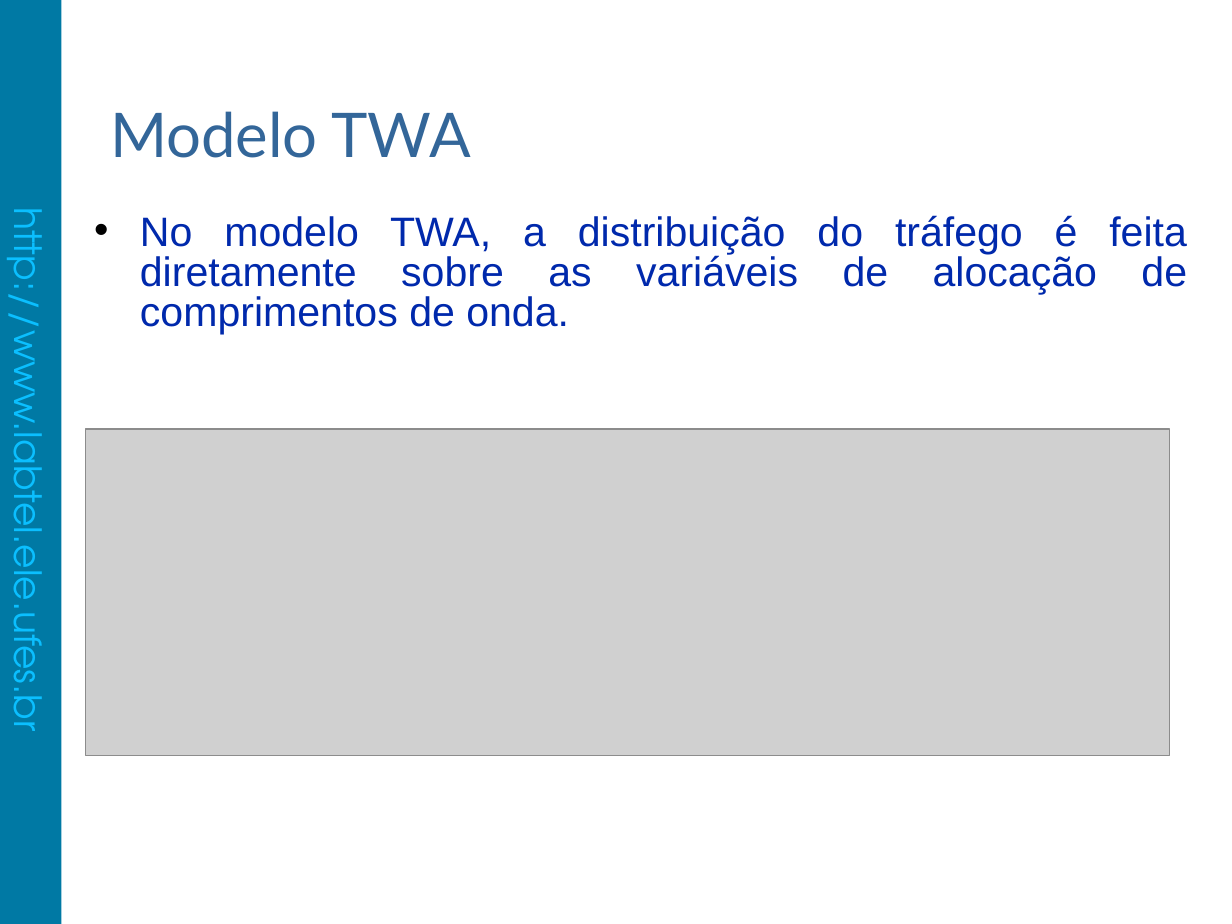
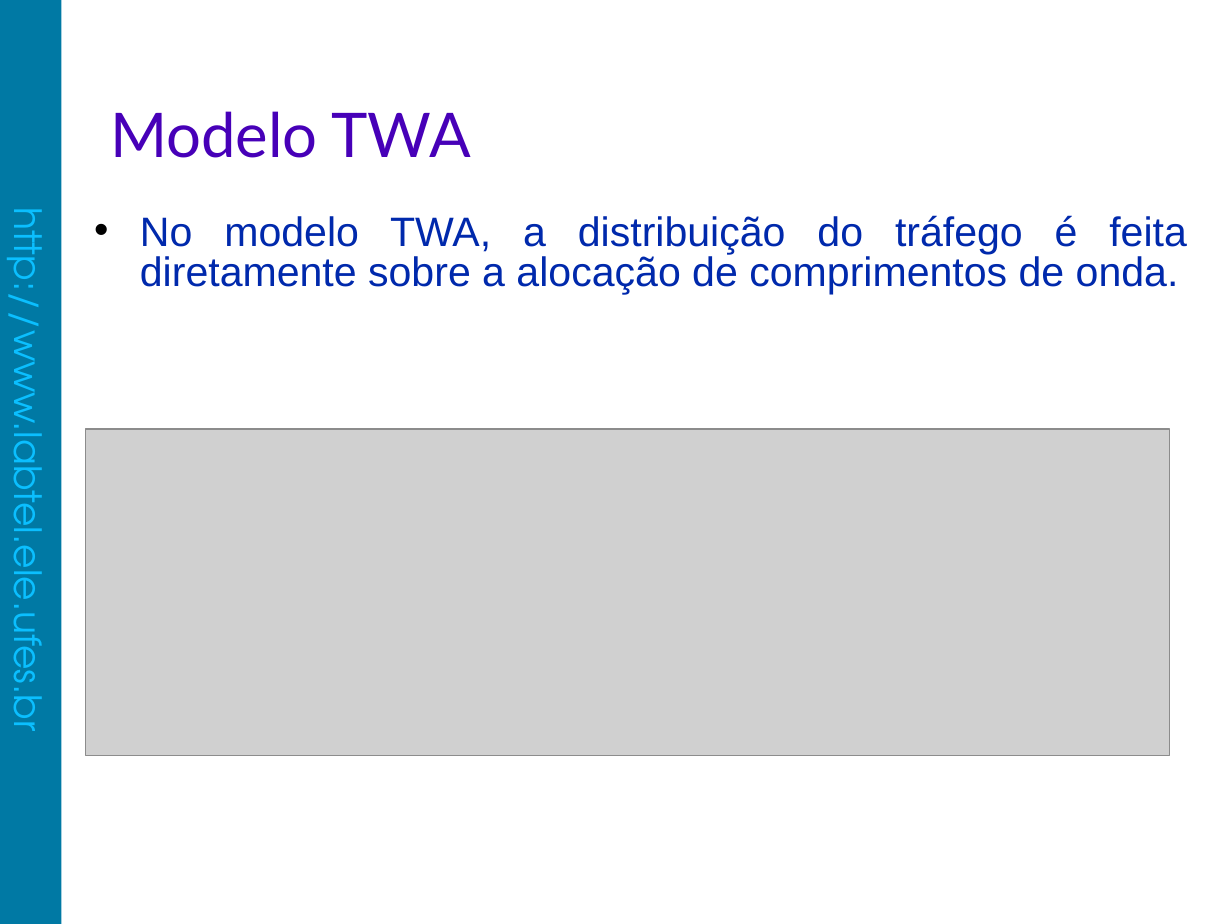
Before and after one commit to fabiolimath/twa, a slide deck: slide 16 of dissertacao/apresentacao/FabioLima-Apresentacao.odp (slide 7 before the commit). Drawn at 1232x924 pixels with LibreOffice and Linux fonts; fonts in the diff are those of the drawing; grey boxes stand for pictures; background and template pictures are left out. Boxes give left, top, right and bottom in pixels: in the first picture for what was removed or moved away, otherwise in the second. Text is boxed around its words. In the diff, an @@ line names an element or a change of style, - is before the commit and + after.

Commit message:
Dissert. Fabio - Primeira versão da apresentação concluida. Várias pequenas correções no texto foram feitas nesse peocesso.

```diff
--- a/dissertacao/apresentacao/FabioLima-Apresentacao.odp
+++ b/dissertacao/apresentacao/FabioLima-Apresentacao.odp
@@ title "Modelo TWA" at box(110, 111, 471, 158): text colour #336699 to #4700B8 @@
@@ text at box(140, 215, 1187, 294): text changed @@
-• No modelo TWA, a distribuição do tráfego é feita diretamente sobre as variáveis de alocação de comprimentos de onda.
+• No modelo TWA, a distribuição do tráfego é feita diretamente sobre a alocação de comprimentos de onda.
```
Also in this commit, not shown: 20 other slides changed, 33 slides added, 5 slides removed, 20 other files.
